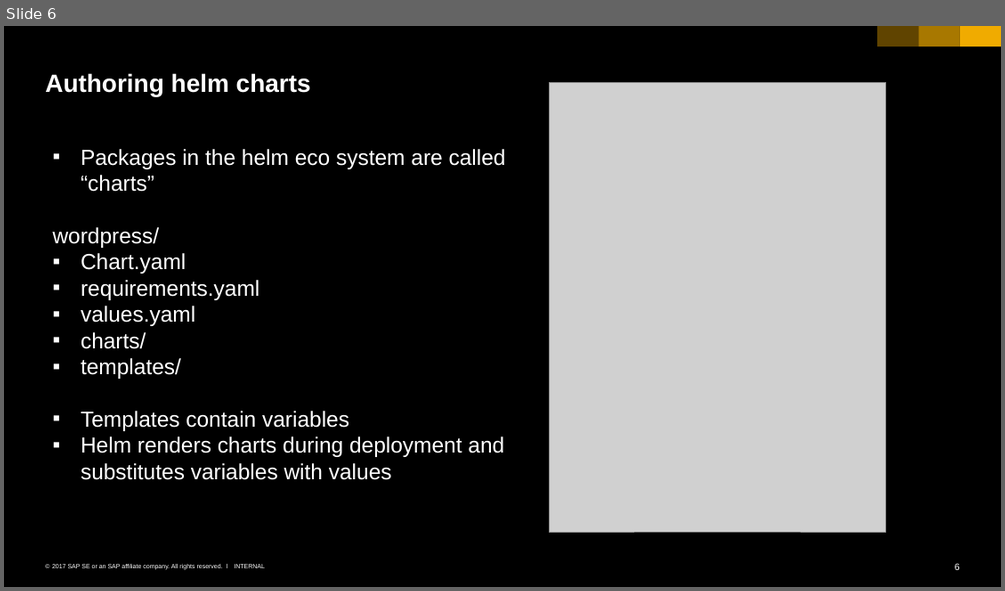
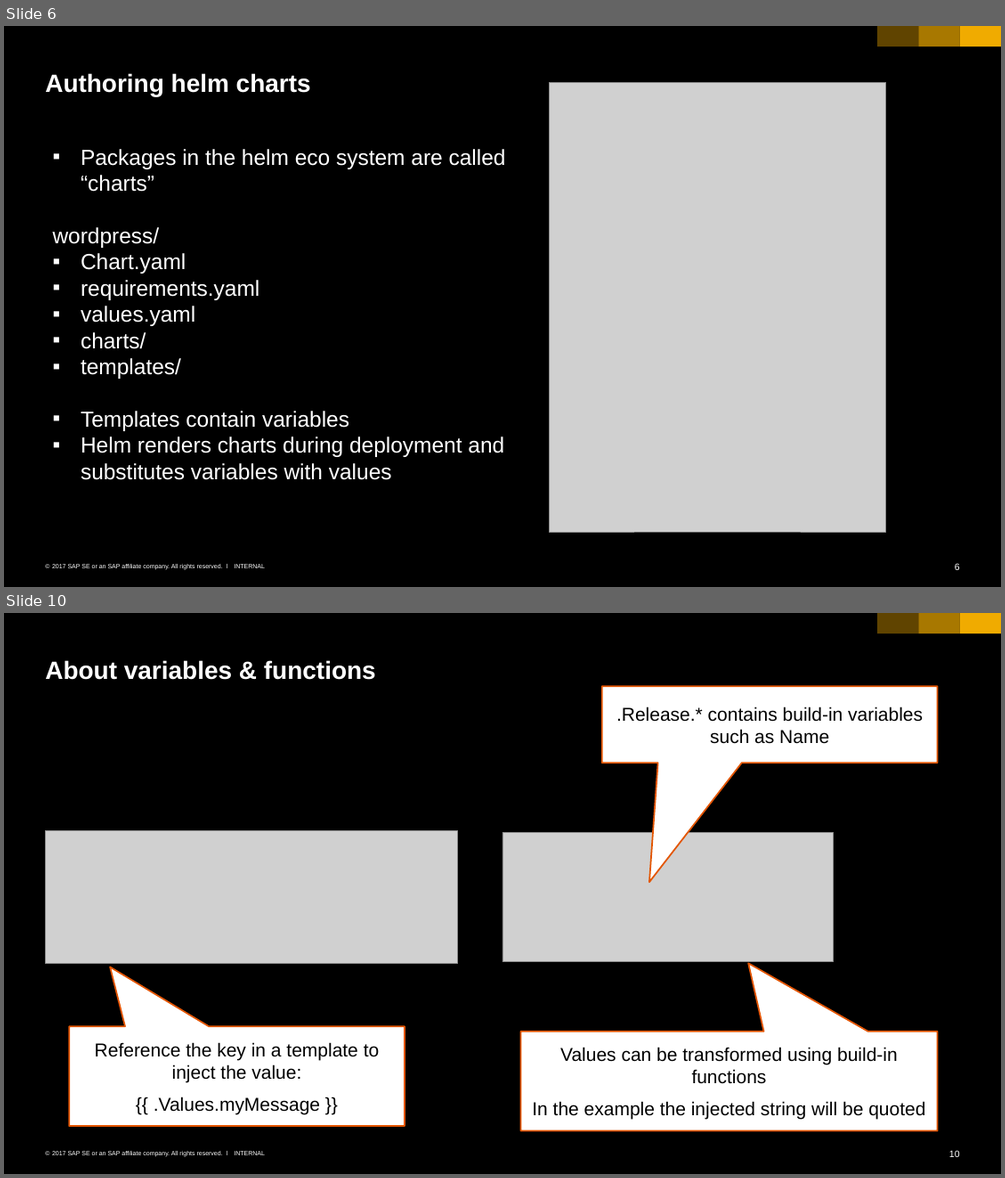
Before and after one commit to cuijiyao01/docker-k8s-training, a slide deck: kubernetes/12_helm.pptx. Shown one above the other, each under a label of ours: slide 6 before the commit, slides 6 and 10 after it; the slides between them are not shown. The pictures are 1005x591 and 1005x1178 pixels, drawn with LibreOffice and Linux fonts; fonts in the diff are those of the drawing; grey boxes stand for pictures. Boxes give left, top, right and bottom in pixels: in the first picture for what was removed or moved away, otherwise in the second. Text is boxed around its words. In the diff, an @@ line names an element or a change of style, - is before the commit and + after.

```diff
--- a/kubernetes/12_helm.pptx
+++ b/kubernetes/12_helm.pptx
@@ slide 10 added at [4,613,1001,1174], background #000000; not listed: 6 template elements that a slide beside it also shows @@
@@ title added at [45,660,376,680], 24 pt, text #FFFFFF, bold @@
+About variables & functions
@@ speech box added at [602,686,938,763], fill #FFFFFF, outline #E35500 1.5 pt, 18 pt, text #000000 @@
+.Release.* contains build-in variables such as Name
@@ picture added at [45,830,458,963] @@
@@ picture added at [502,832,833,961] @@
@@ speech box added at [69,1026,404,1126], fill #FFFFFF, outline #E35500 1.5 pt, 18 pt, text #000000 @@
+Reference the key in a template to inject the value:
+{{ .Values.myMessage }}
@@ speech box added at [520,1030,937,1130], fill #FFFFFF, outline #E35500 1.5 pt, 18 pt, text #000000 @@
+Values can be transformed using build-in functions
+In the example the injected string will be quoted
```
Also in this commit, not shown: 1 slide changed, 1 other slide added.
